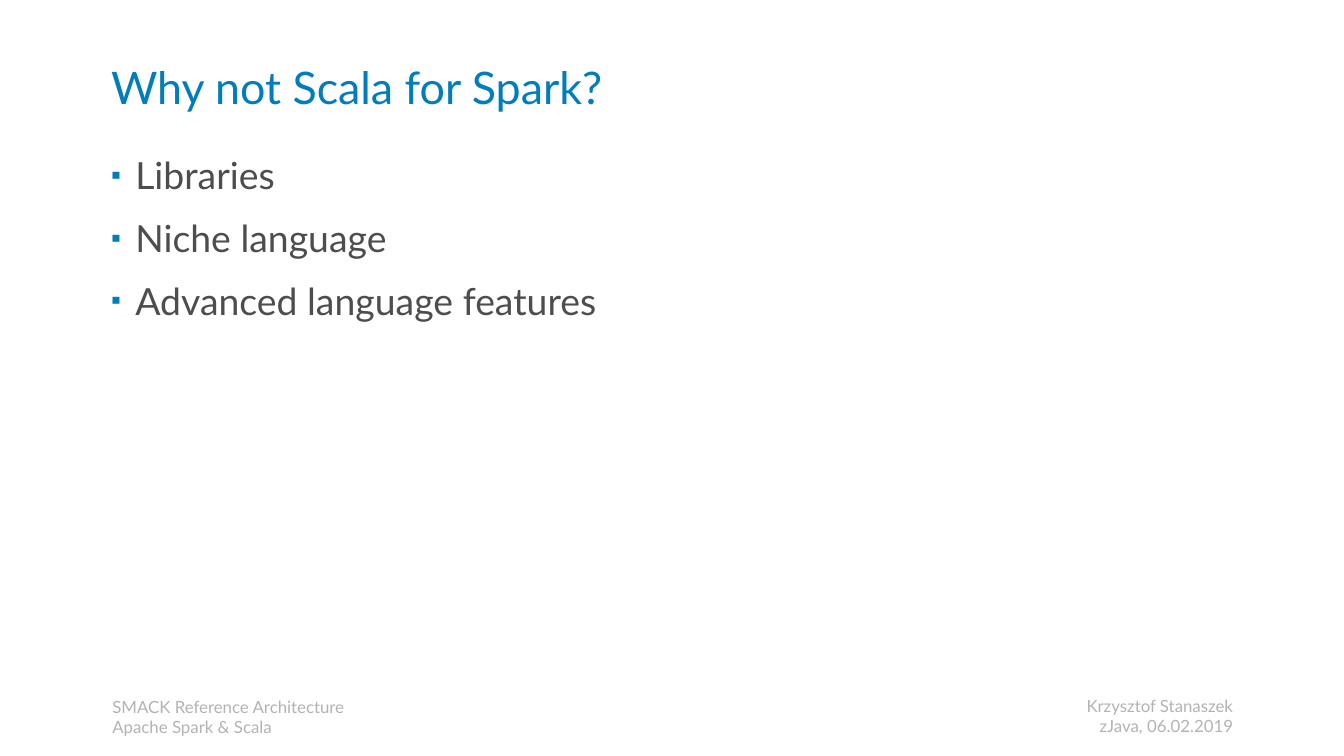
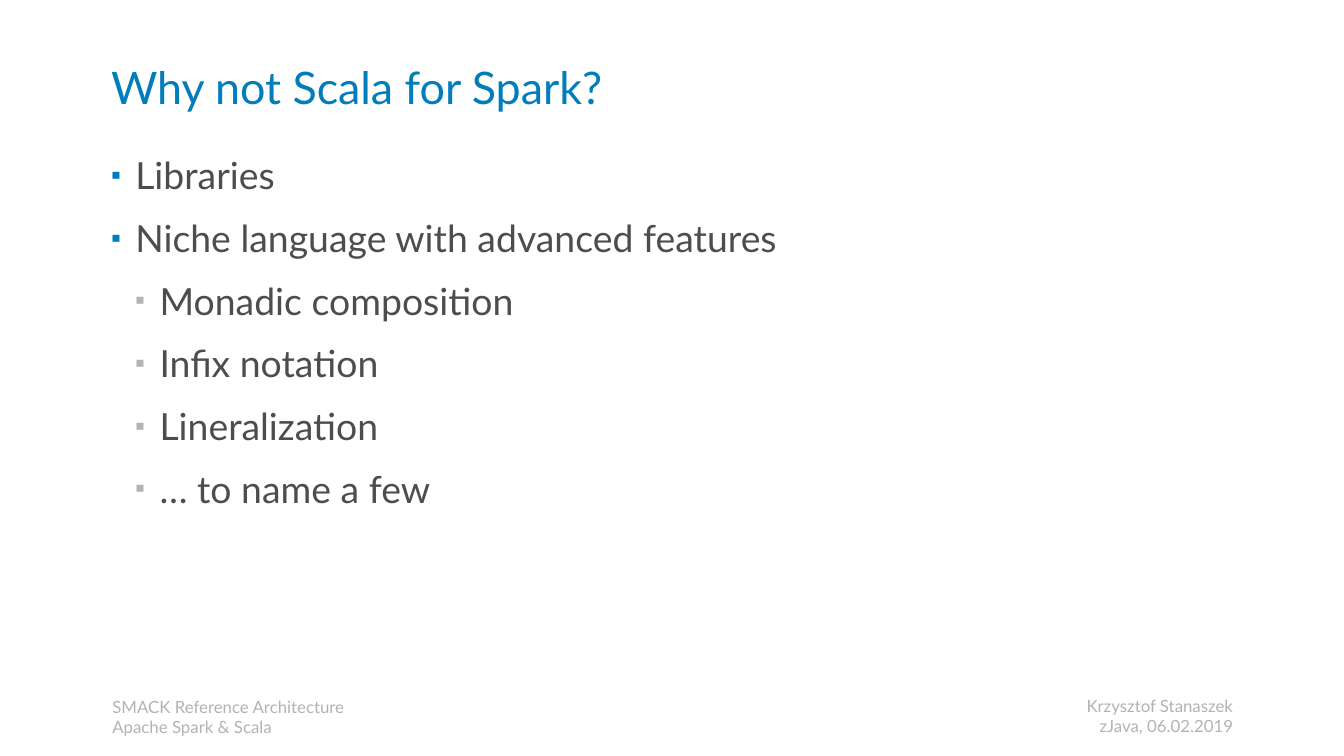
Before and after one commit to kstanaszek/SparkAndScalaInTandem, a slide deck: slide 15 of src/main/resources/slides.pptx. Drawn at 1344x756 pixels with LibreOffice and Linux fonts; fonts in the diff are those of the drawing. Boxes give left, top, right and bottom in pixels: in the first picture for what was removed or moved away, otherwise in the second. Text is boxed around its words. In the diff, an @@ line names an element or a change of style, - is before the commit and + after.

```diff
--- a/src/main/resources/slides.pptx
+++ b/src/main/resources/slides.pptx
@@ text at <box>135,224,777,504</box>: text changed @@
-▪ Niche language
-▪ Advanced language features
+▪ Niche language with advanced features
+  ▪ Monadic composition
+  ▪ Infix notation
+  ▪ Lineralization
+  ▪ … to name a few
```
Also in this commit, not shown: 3 other slides changed.
